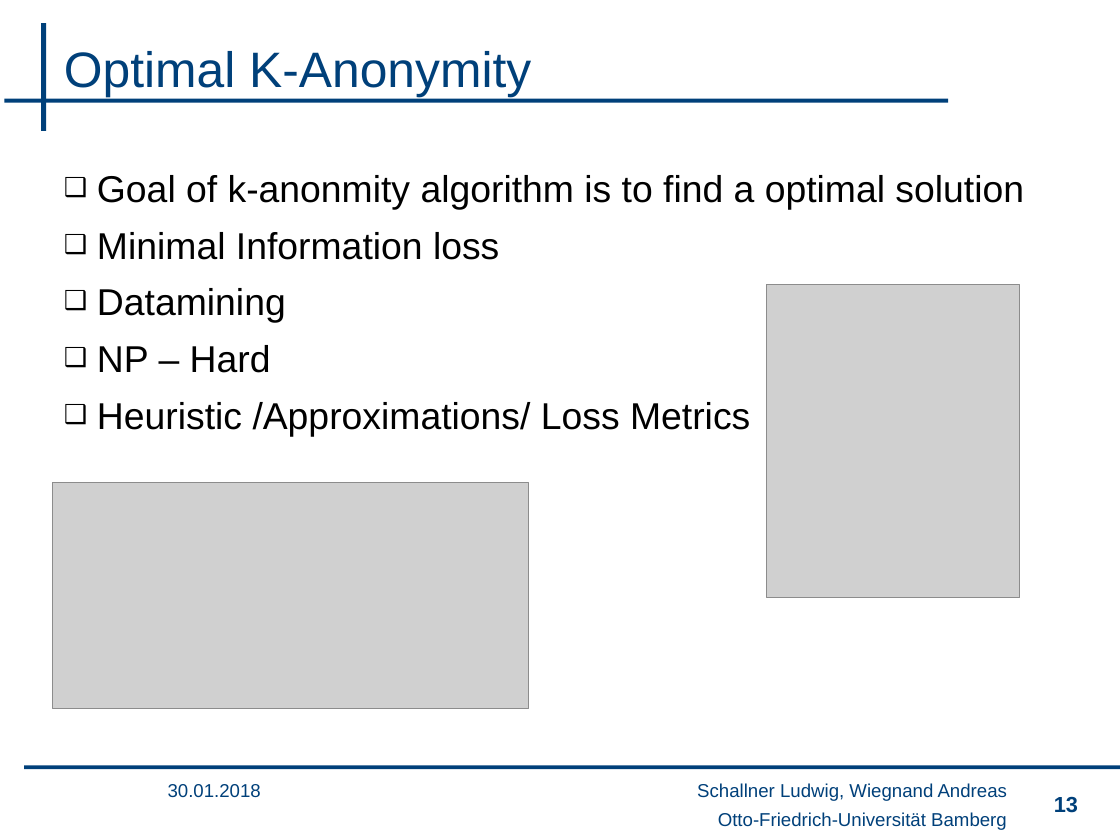
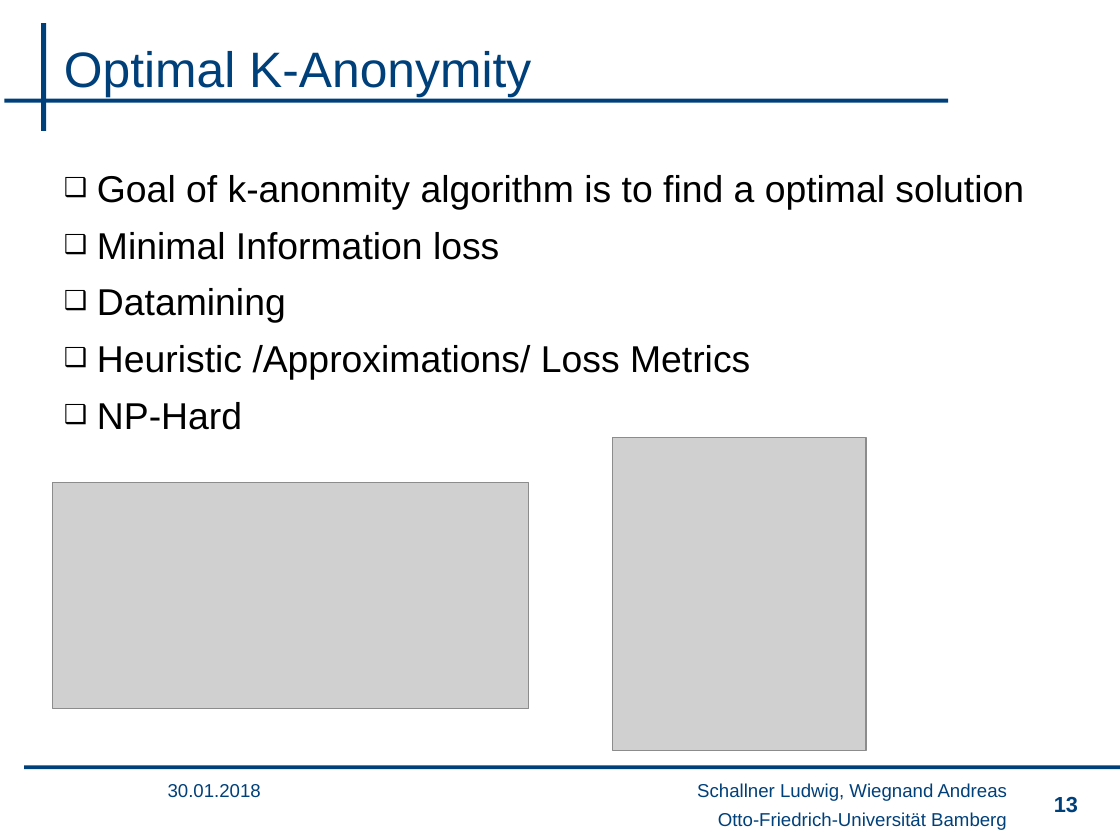
Before and after one commit to wsgan001/PSI-MSem, a slide deck: slide 13 of presentation/sicherheits_final_anV2.pptx. Drawn at 1120x840 pixels with LibreOffice and Linux fonts; fonts in the diff are those of the drawing; grey boxes stand for pictures; background and template pictures are left out. Boxes give left, top, right and bottom in pixels: in the first picture for what was removed or moved away, otherwise in the second. Text is boxed around its words. In the diff, an @@ line names an element or a change of style, - is before the commit and + after.

```diff
--- a/presentation/sicherheits_final_anV2.pptx
+++ b/presentation/sicherheits_final_anV2.pptx
@@ text at box(97, 345, 271, 373): paragraph removed @@
-❑ NP – Hard
@@ text at box(97, 402, 242, 430): paragraph added @@
+❑ NP-Hard
@@ picture: place and size @@
-picture at box(767, 284, 1020, 598)
+picture at box(613, 438, 866, 752)
```
Also in this commit, not shown: 3 other slides changed, 1 slide removed.
